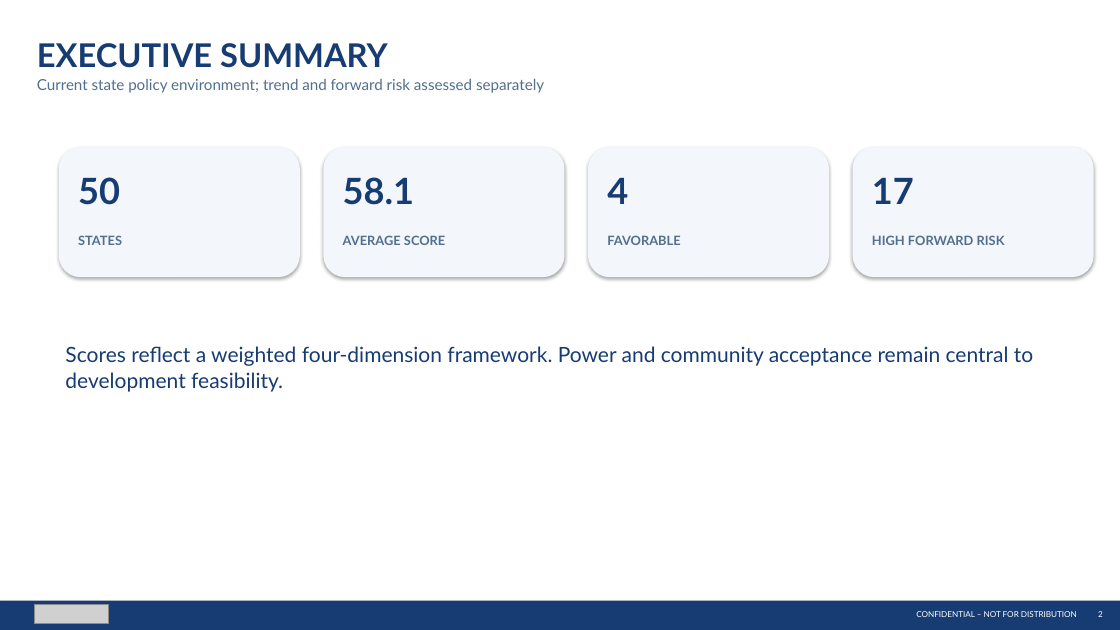
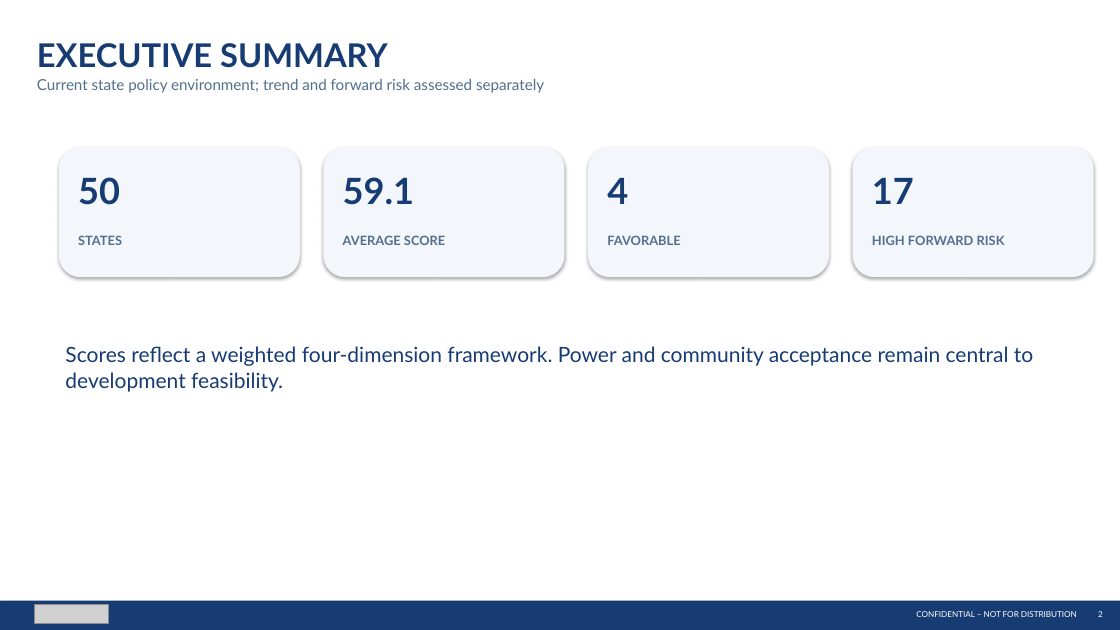
Before and after one commit to jaychittooran-spec/datacenter-map, a slide deck: slide 2 of STACK_Policy_Intelligence_Updated.pptx. Drawn at 1120x630 pixels with LibreOffice and Linux fonts; fonts in the diff are those of the drawing; grey boxes stand for pictures. Boxes give left, top, right and bottom in pixels: in the first picture for what was removed or moved away, otherwise in the second. Text is boxed around its words. In the diff, an @@ line names an element or a change of style, - is before the commit and + after.

```diff
--- a/STACK_Policy_Intelligence_Updated.pptx
+++ b/STACK_Policy_Intelligence_Updated.pptx
@@ text at [343,177,414,205]: text changed @@
-58.1
+59.1
```
Also in this commit, not shown: 2 other slides changed, 1 other file.
